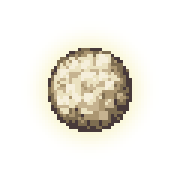
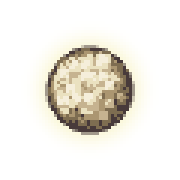
Revision of a layered 180 × 180 image; what changed, layer by layer:
painted on "Layer" over box(45, 45, 135, 135)
